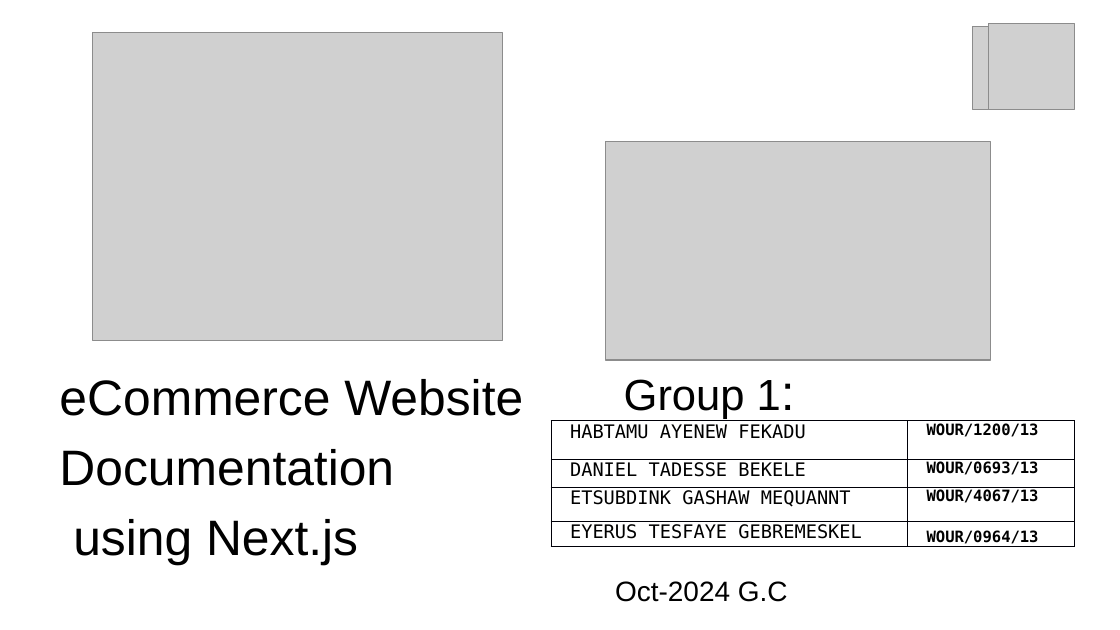
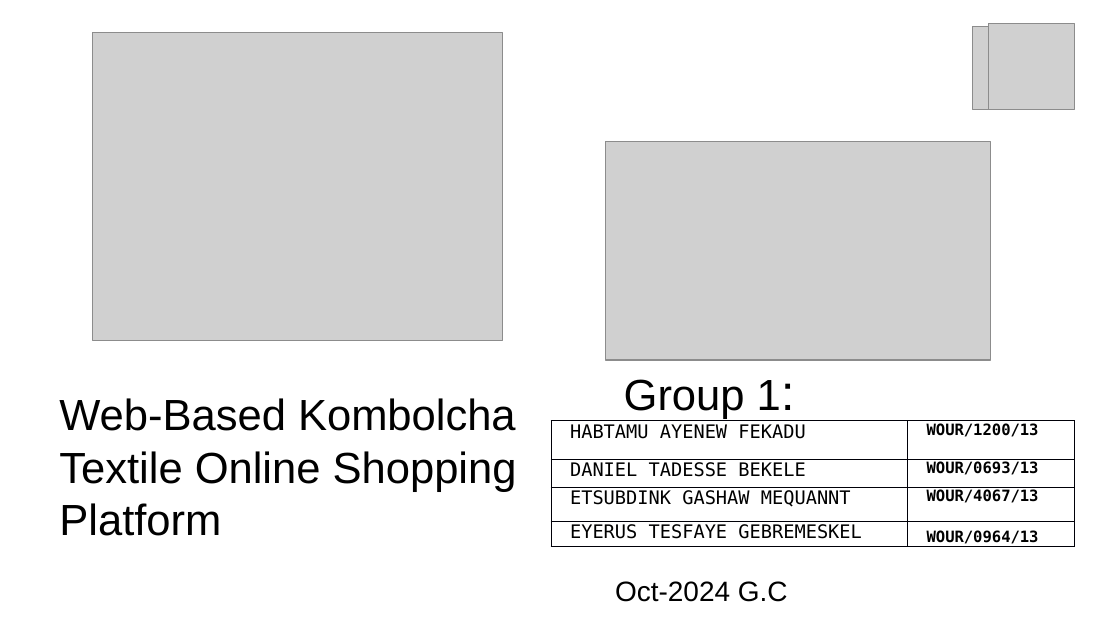
Before and after one commit to habtamuBahirdar/finalProjectDocs, a slide deck: slide 1 of presentation full 99.1.pptx. Drawn at 1120x630 pixels with LibreOffice and Linux fonts; fonts in the diff are those of the drawing; grey boxes stand for pictures; background and template pictures are left out. Boxes give left, top, right and bottom in pixels: in the first picture for what was removed or moved away, otherwise in the second. Text is boxed around its words. In the diff, an @@ line names an element or a change of style, - is before the commit and + after.

Commit message:
Add files via upload
change title kombolcha

```diff
--- a/presentation full 99.1.pptx
+++ b/presentation full 99.1.pptx
@@ text at box(59, 398, 517, 536): text changed; size 32 to 28 pt @@
-eCommerce Website
-Documentation
-using Next.js
+Web-Based Kombolcha Textile Online Shopping Platform
```
Also in this commit, not shown: 6 other slides changed, 4 slides added, 9 slides removed, 6 other files.
